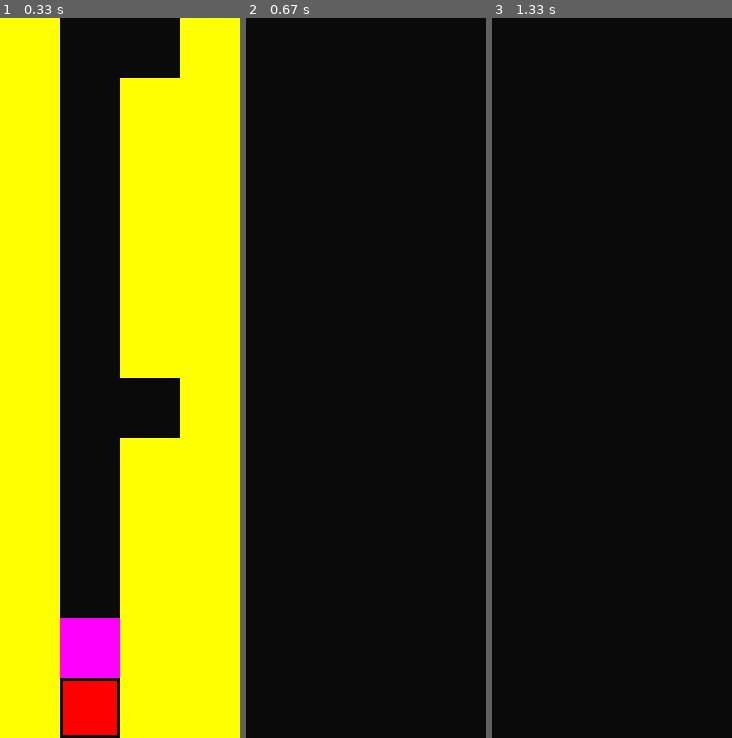
Above: before the commit, frames 1-3 (left to right).
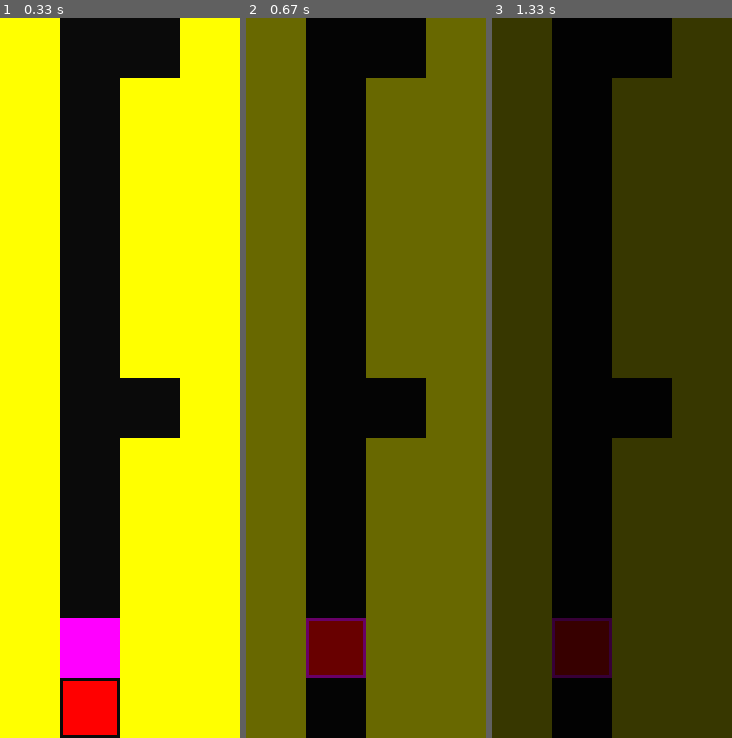
Above: after the commit, the same moments.

Repository: WingedSeal/mazegame
Game: pygame game, started from src/main.py
Same seed, same stepped clock (60 frames per second), same inputs: the game is played once before the commit and once after it.
Inputs:
- Up to frame 1 (0.33 s): no input
- Up to frame 2 (0.67 s): no input
- Up to frame 3 (1.33 s): no input

Frame 1 is identical in both runs. In frame 2, 73% of the frame differs, in the area x 0-100%, y 0-100%; in frame 3, 73%.

Commit message:
feat: make gameover screen darkening work

Diff:
--- a/src/mazegame/game.py
+++ b/src/mazegame/game.py
@@ -19,7 +19,7 @@
 
 @dataclass
 class GameOverData:
-    last_frame: pygame.Surface
+    last_frame: pygame.Surface | None
     reason: str
     tips: str
     dark_overlay: pygame.Surface
@@ -162,27 +162,28 @@
                 self.display_surface.blit(tile.tile_under.surf, tile.tile_under.rect)
             self.display_surface.blit(tile.surf, tile.rect)
 
-        self.time_delta = self.clock.tick(self.MAX_FPS)
-        self.tick_delta_ms += self.time_delta
+        if self.state == GameState.GAME_OVER:
+            assert self.game_over_data is not None
+            self.game_over_data.last_frame = self.display_surface.copy()
 
     def _update_gameover(self) -> None:
         assert self.game_over_data is not None
-        TRANSITION_MS = 10000
+        assert self.game_over_data.last_frame is not None
+        TRANSITION_MS = 500
+        t = 1 - (1 - min(self.tick_delta_ms / TRANSITION_MS, 1)) ** 4
         self.display_surface.blit(self.game_over_data.last_frame, (0, 0))
-        self.game_over_data.dark_overlay.fill(
-            (0, 0, 0, int(200 * self.time_delta / TRANSITION_MS))
-        )
+        self.game_over_data.dark_overlay.fill((0, 0, 0, int(200 * t)))
         self.display_surface.blit(self.game_over_data.dark_overlay, (0, 0))
 
     def game_over(self, reason: str, tips: str) -> None:
         self.state = GameState.GAME_OVER
         self.game_over_data = GameOverData(
-            self.display_surface.copy(),
+            None,
             reason,
             tips,
             pygame.Surface(self.display_surface.get_size(), pygame.SRCALPHA),
         )
-        self.time_delta = 0
+        self.tick_delta_ms = 0
 
     def update(self) -> bool:
         """
@@ -202,7 +203,8 @@
             case GameState.GAME_OVER:
                 self._update_gameover()
         pygame.display.update()
-
+        self.time_delta = self.clock.tick(self.MAX_FPS)
+        self.tick_delta_ms += self.time_delta
         return False
 
     def try_move_tile(self, x: int, y: int, dx: int, dy: int) -> bool:
